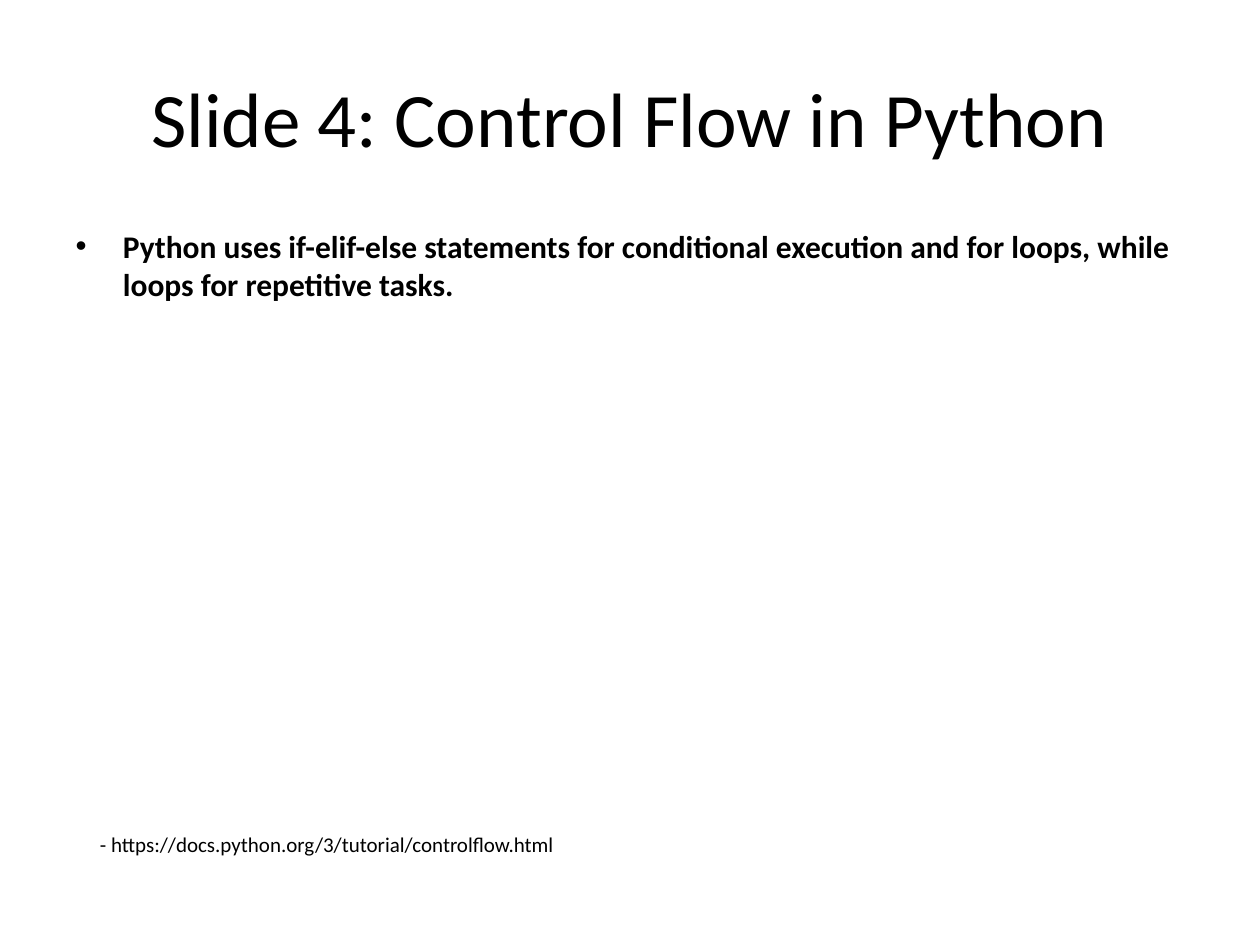
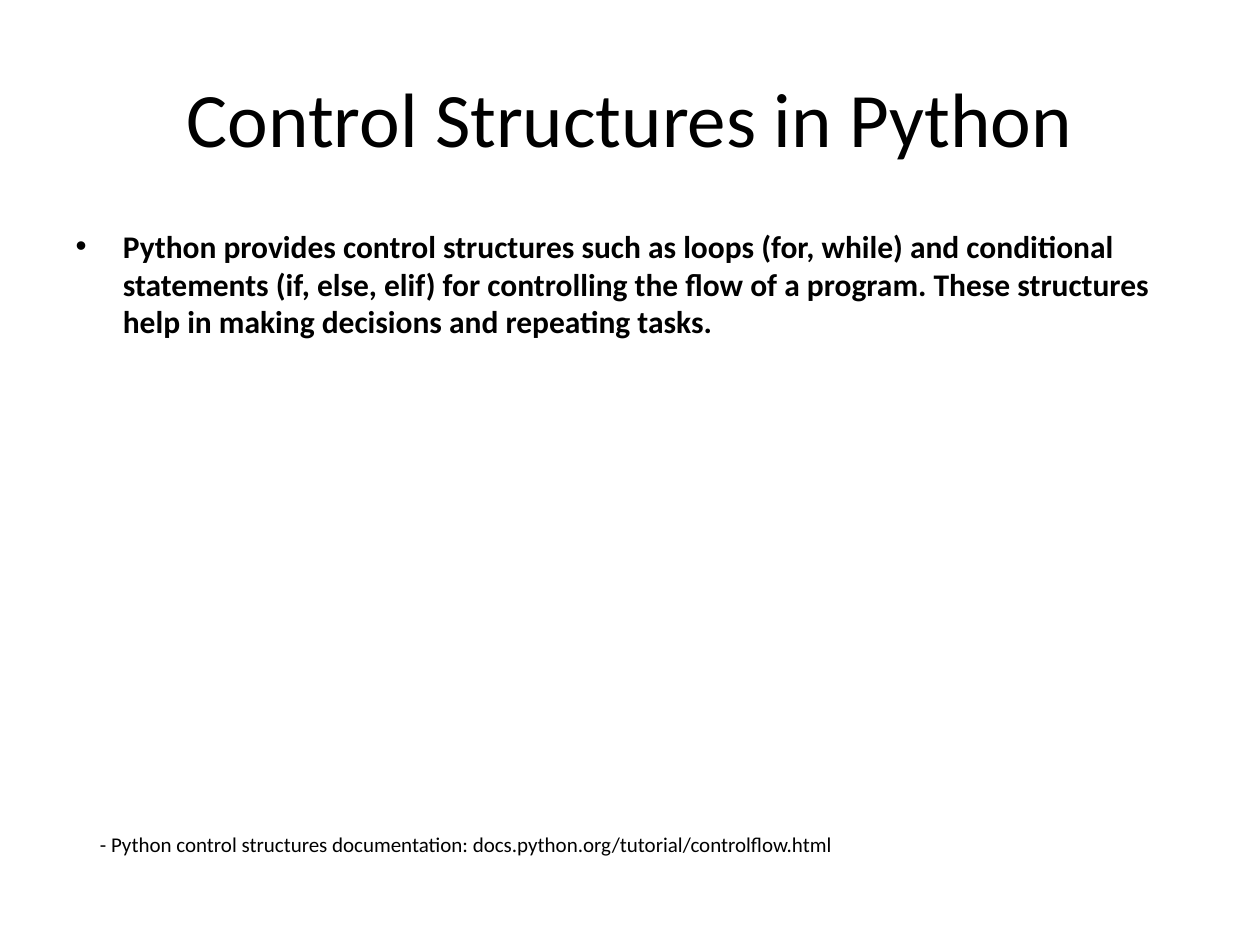
Before and after one commit to infrasvc-magang/test, a slide deck: slide 5 of backend/project/PPTX/Python_presentation.pptx. Drawn at 1260x945 pixels with LibreOffice and Linux fonts; fonts in the diff are those of the drawing. Boxes give left, top, right and bottom in pixels: in the first picture for what was removed or moved away, otherwise in the second. Text is boxed around its words. In the diff, an @@ line names an element or a change of style, - is before the commit and + after.

```diff
--- a/backend/project/PPTX/Python_presentation.pptx
+++ b/backend/project/PPTX/Python_presentation.pptx
@@ title at <box>187,93,1071,160</box>: text changed @@
-Slide 4: Control Flow in Python
+Control Structures in Python
@@ text at <box>123,235,1148,339</box>: text changed @@
-• Python uses if-elif-else statements for conditional execution and for loops, while loops for repetitive tasks.
+• Python provides control structures such as loops (for, while) and conditional statements (if, else, elif) for controlling the flow of a program. These structures help in making decisions and repeating tasks.
@@ text at <box>111,837,832,856</box>: text changed @@
-- https://docs.python.org/3/tutorial/controlflow.html
+- Python control structures documentation: docs.python.org/tutorial/controlflow.html
```
Also in this commit, not shown: 6 other slides changed, 3 slides added, 3 slides removed, 5 other files.
